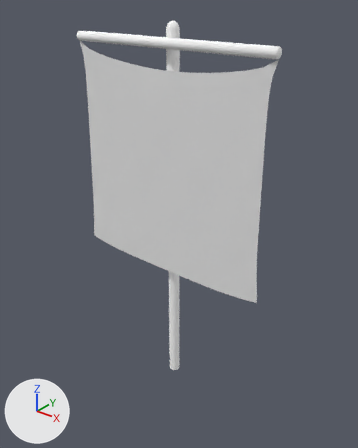
The Blender file blends/flag.blend as it was, and as the next commit left it.
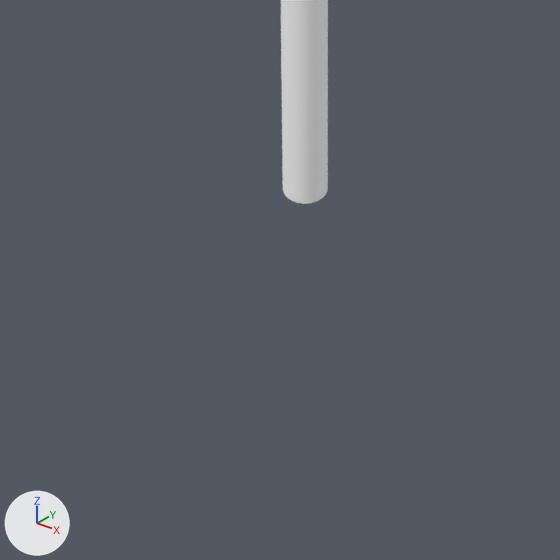
There are two pictures of each version: one whole from a 50 mm lens placed at (3.14, -3.84, 4.44), pointed at (-0.05, 0.16, 1.97), one close up on the part from 30% to 64% of the width and 73% to 100% of the height. The axes (+X, +Y, +Z) are drawn at lower left. The lights are the same throughout.

The first close-up shows 'flag'.
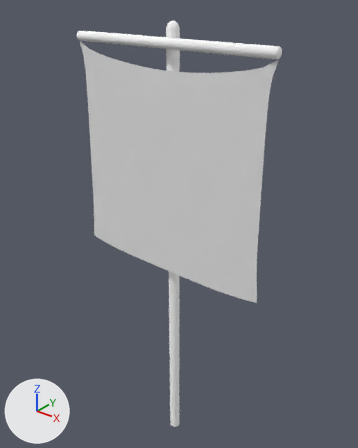
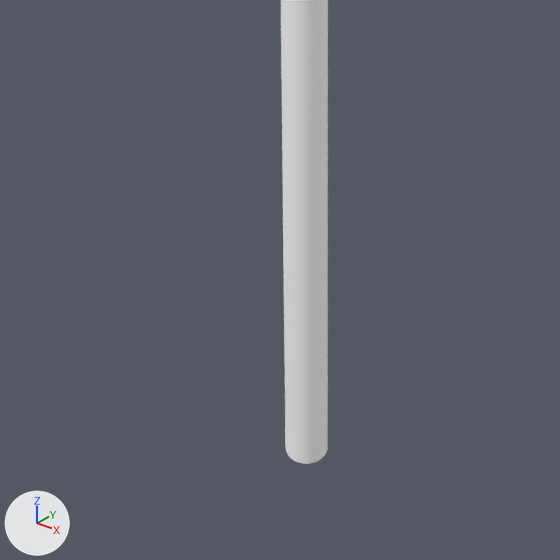
The change in detail:
me_cylinder has 897 vertices, 803 faces and spans x -1.19..1.19, y -0.16..0.06, z 0.0..4.13.
me_cylinder is used by ob_flag; location (0.0, 0.0, 0.0).
me_cylinder part 1: all 32 vertices in x -0.06..0.06, y -0.06..0.06, z 0.0 are moved by (0.0, 0.0, -1.0).

Boxes [x1, y1, x2, y2] around the edits, measured in the close-ups (560 x 560 px):
'flag', reshaped: before [281, 0, 328, 204]; after [281, 0, 328, 464]
